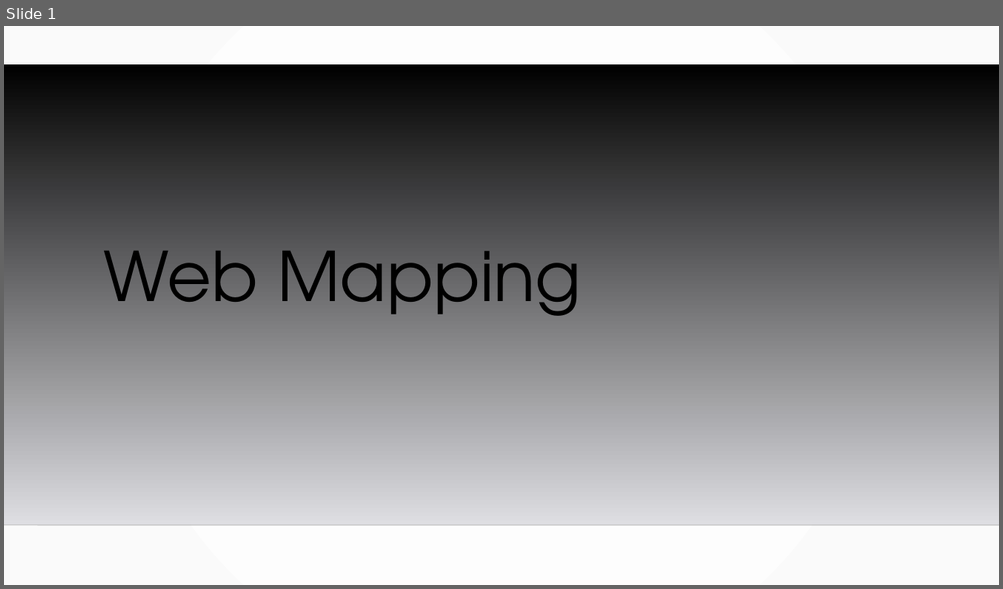
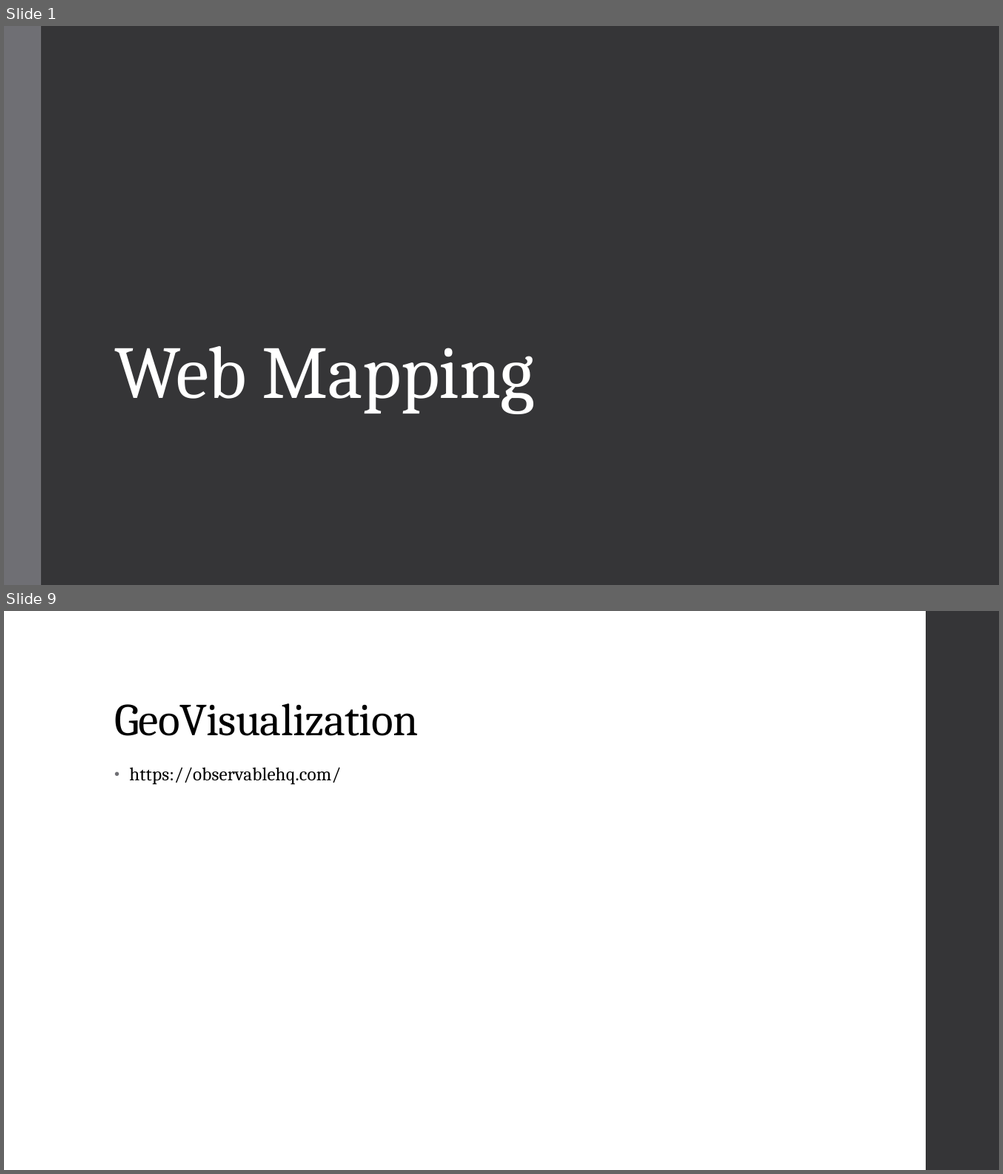
Before and after one commit to MGIS-UMN/GIS5577_week9, a slide deck: WebMapping_Backend.odp. Shown one above the other, each under a label of ours: slide 1 before the commit, slides 1 and 9 after it; the slides between them are not shown. The pictures are 1003x589 and 1003x1174 pixels, drawn with LibreOffice and Linux fonts; fonts in the diff are those of the drawing; background and template pictures are left out. Boxes give left, top, right and bottom in pixels: in the first picture for what was removed or moved away, otherwise in the second. Text is boxed around its words. In the diff, an @@ line names an element or a change of style, - is before the commit and + after.

```diff
--- a/WebMapping_Backend.odp
+++ b/WebMapping_Backend.odp
@@ slide 9 added at box(4, 611, 999, 1170), background #FFFFFF @@
@@ freeform shape added at box(925, 611, 999, 1170), fill #353537 @@
@@ title added at box(114, 703, 418, 736), 44 pt, text #000000 @@
+GeoVisualization
@@ text added at box(129, 767, 341, 785), 18 pt, text #000000 @@
+• https://observablehq.com/
@@ slide 1 changed as well @@
@@ background gradient #FFFFFF to #FAFAFA to #353537 @@
@@ freeform shape added at box(4, 26, 41, 585), fill #6F6F74 @@
@@ freeform shape removed at box(4, 64, 999, 526) @@
@@ title "Web Mapping": place and size @@
-title "Web Mapping" at box(103, 251, 581, 316)
+title "Web Mapping" at box(114, 346, 535, 414)
@@ title "Web Mapping" at box(114, 346, 535, 414): size 66 to 72 pt, font TeX Gyre Adventor to Cambria, text colour #000000 to #FFFFFF, letter spacing 0 to -0.5 pt; line spacing 0.9 to 0.85 @@
@@ line removed from (4, 526) to (999, 526) @@
```
Also in this commit, not shown: 17 other slides changed, 2 other slides added, 1 slide removed, 1 other file.
